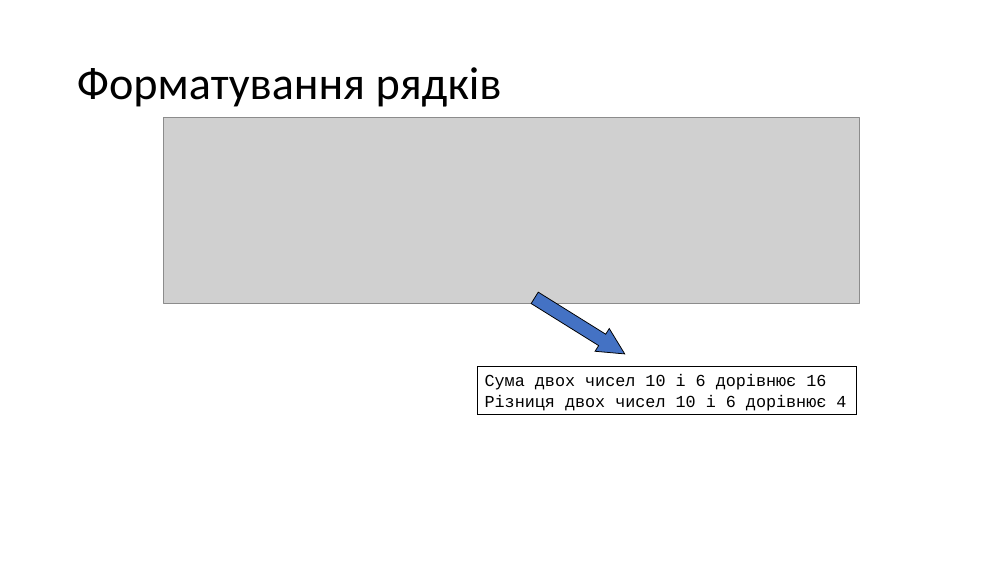
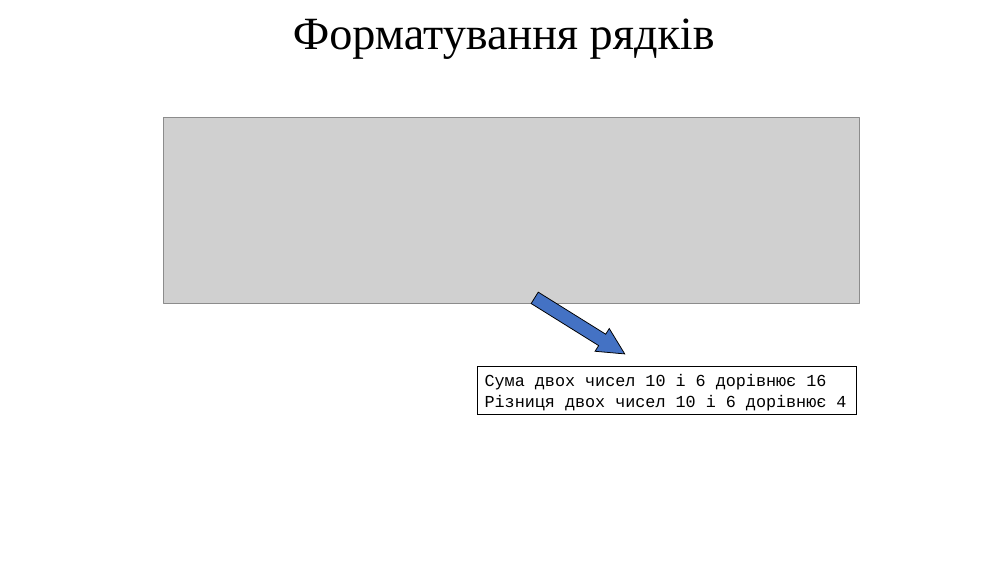
Before and after one commit to arg3ntuum/JavaCourse, a slide deck: slide 13 of Java Урок 10.1 String. Random.pptx. Drawn at 1008x567 pixels with LibreOffice and Linux fonts; fonts in the diff are those of the drawing; grey boxes stand for pictures. Boxes give left, top, right and bottom in pixels: in the first picture for what was removed or moved away, otherwise in the second. Text is boxed around its words. In the diff, an @@ line names an element or a change of style, - is before the commit and + after.

```diff
--- a/Java Урок 10.1 String. Random.pptx
+++ b/Java Урок 10.1 String. Random.pptx
@@ title "Форматування рядків": place and size @@
-title "Форматування рядків" at (77, 67, 502, 107)
+title "Форматування рядків" at (293, 18, 715, 58)
@@ title "Форматування рядків" at (293, 18, 715, 58): font Calibri to Times New Roman; alignment left to centre @@
```
Also in this commit, not shown: 4 other files.
